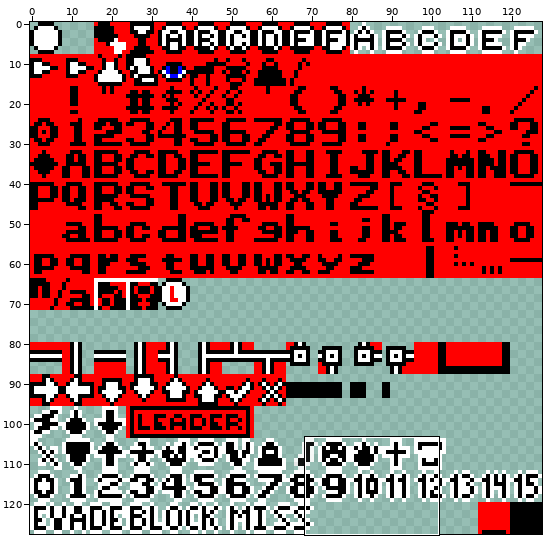
File history of a sprite sheet, resources/sprites/charset.png. The first picture is a wide view before the edit; the outline marks the close-up.
Close-up. Before:
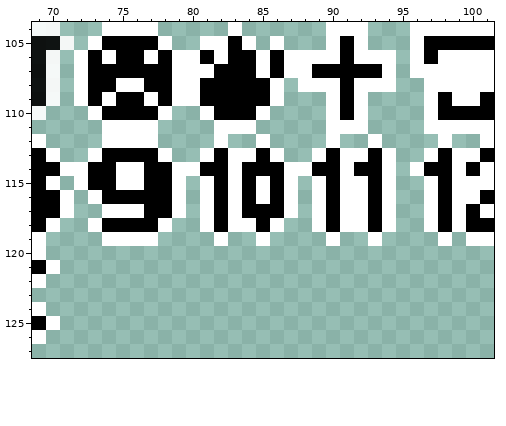
The file is 128x128 pixels. Shown: x 69..101, y 104..127.
After the commit:
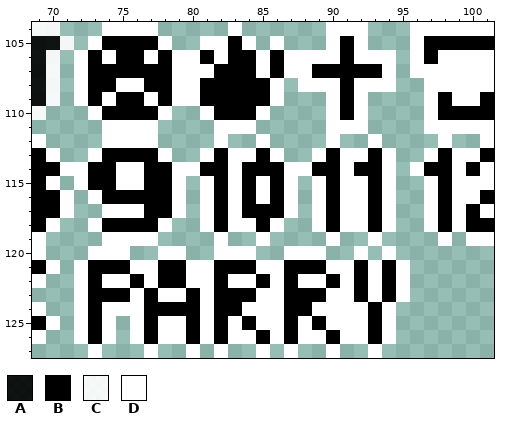
Palette (. is transparent): A #000000e6  B #000000  C #ffffffe6  D #ffffff
Diff:
The edit adds colour B in row 121 at x 73 to 75, 78 to 79, 82 to 84, 87 to 89, 92 and 94; in row 122 at x 73, 76, 78 to 79, 82, 85, 87, 90, 92 and 94; in row 123 at x 73 to 75, 77, 80, 82 to 84, 87 to 89, 92 and 94; in row 124 at x 73, 77 to 80, 82 to 83, 87 to 88 and 93; in row 125 at x 73, 77, 80, 82, 84, 87, 89 and 93; in row 126 at x 73, 77, 80, 82, 85, 87, 90 and 93.
The edit adds colour D in row 120 at x 73 to 75, 78 to 79, 82 to 84, 87 to 89, 92 and 94; in row 121 at x 72, 76 to 77, 80 to 81, 85 to 86, 90 to 91, 93 and 95; in row 122 at x 72, 74 to 75, 77, 80 to 81, 83 to 84, 86, 88 to 89, 91, 93 and 95; in row 123 at x 72, 76, 78 to 79, 81, 85 to 86, 90 to 91, 93 and 95; in row 124 at x 72, 74 to 76, 81, 84 to 86, 89 to 92 and 94; in row 125 at x 72, 74, 76, 78 to 79, 81, 83, 85 to 86, 88, 90 to 92 and 94.
The edit adds colour D in row 126 at x 72, 74, 76, 78 to 79, 81, 83 to 84, 86, 88 to 89, 91 to 92 and 94; in row 127 at x 73, 77, 80, 82, 85, 87, 90 and 93.
Boxes around the changes in both close-ups, in picture pixels (x1, y1, x2, y2):
added: (74, 246, 410, 358)
